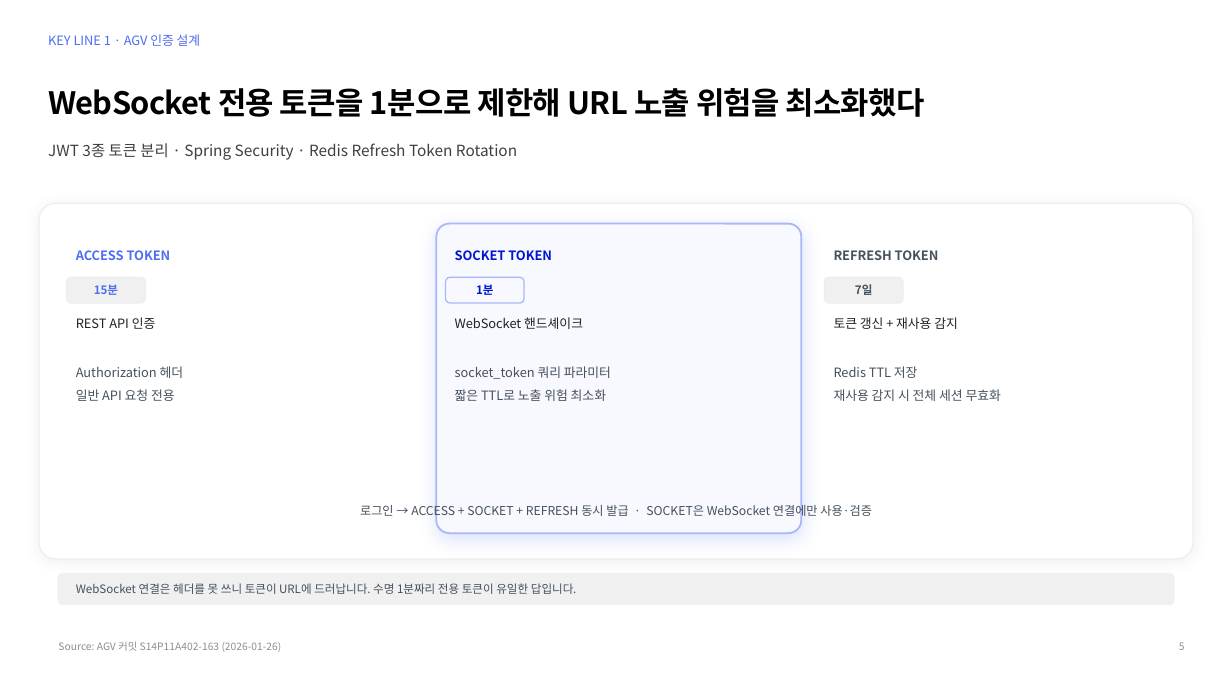
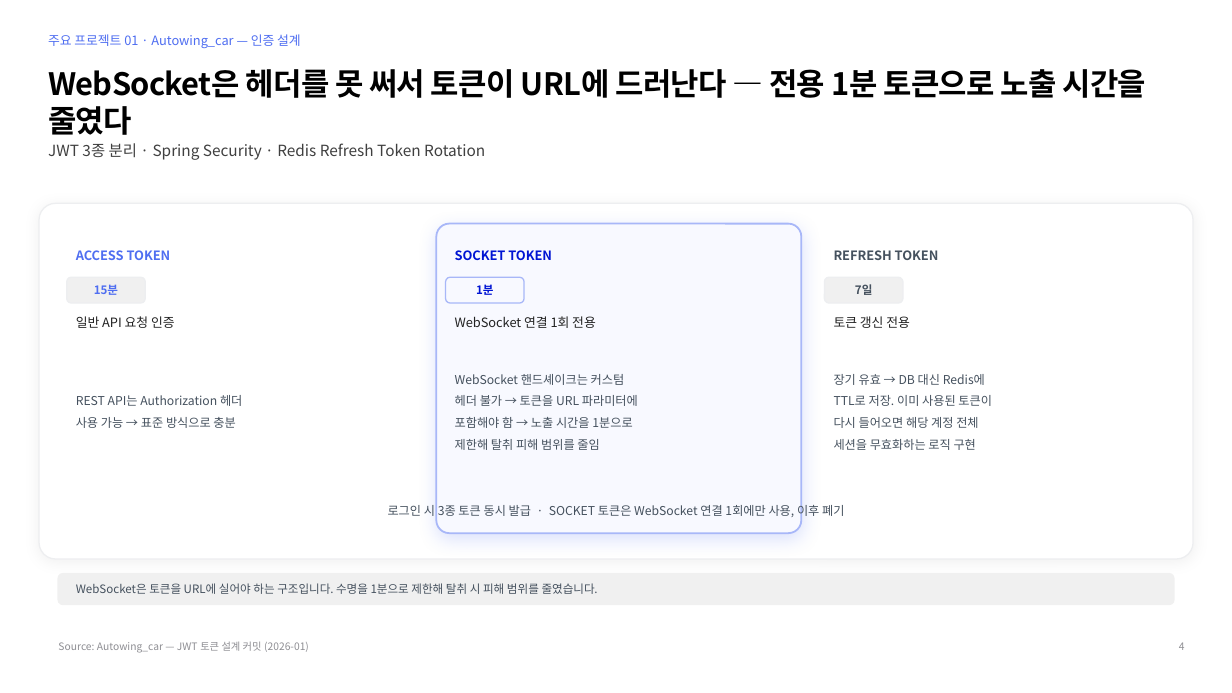
Before and after one commit to cgantro/Portfolio, a slide deck: slide 4 of portfolio-ppt/yoonpyo-portfolio.pptx (slide 5 before the commit). Drawn at 1232x693 pixels with LibreOffice and Linux fonts; fonts in the diff are those of the drawing. Boxes give left, top, right and bottom in pixels: in the first picture for what was removed or moved away, otherwise in the second. Text is boxed around its words. In the diff, an @@ line names an element or a change of style, - is before the commit and + after.

```diff
--- a/portfolio-ppt/yoonpyo-portfolio.pptx
+++ b/portfolio-ppt/yoonpyo-portfolio.pptx
@@ text at [48,34,301,48]: text changed @@
-KEY LINE 1 · AGV 인증 설계
+주요 프로젝트 01 · Autowing_car — 인증 설계
@@ text at [48,69,1146,135]: text changed @@
-WebSocket 전용 토큰을 1분으로 제한해 URL 노출 위험을 최소화했다
+WebSocket은 헤더를 못 써서 토큰이 URL에 드러난다 — 전용 1분 토큰으로 노출 시간을 줄였다
@@ text at [48,143,485,160]: text changed @@
-JWT 3종 토큰 분리 · Spring Security · Redis Refresh Token Rotation
+JWT 3종 분리 · Spring Security · Redis Refresh Token Rotation
@@ text at [76,316,175,328]: text changed @@
-REST API 인증
+일반 API 요청 인증
@@ text at [455,316,596,328]: text changed @@
-WebSocket 핸드셰이크
+WebSocket 연결 1회 전용
@@ text at [834,316,910,328]: text changed @@
-토큰 갱신 + 재사용 감지
+토큰 갱신 전용
@@ text at [455,374,638,450]: text changed; size 10 to 9.5 pt @@
-socket_token 쿼리 파라미터
-짧은 TTL로 노출 위험 최소화
+WebSocket 핸드셰이크는 커스텀
+헤더 불가 → 토큰을 URL 파라미터에
+포함해야 함 → 노출 시간을 1분으로
+제한해 탈취 피해 범위를 줄임
@@ text at [834,374,992,450]: text changed; size 10 to 9.5 pt @@
-Redis TTL 저장
-재사용 감지 시 전체 세션 무효화
+장기 유효 → DB 대신 Redis에
+TTL로 저장. 이미 사용된 토큰이
+다시 들어오면 해당 계정 전체
+세션을 무효화하는 로직 구현
@@ text at [76,395,242,428]: text changed; size 10 to 9.5 pt @@
-Authorization 헤더
-일반 API 요청 전용
+REST API는 Authorization 헤더
+사용 가능 → 표준 방식으로 충분
@@ text at [388,503,844,520]: text changed @@
-로그인 → ACCESS + SOCKET + REFRESH 동시 발급 · SOCKET은 WebSocket 연결에만 사용·검증
+로그인 시 3종 토큰 동시 발급 · SOCKET 토큰은 WebSocket 연결 1회에만 사용, 이후 폐기
@@ text at [76,583,598,594]: text changed @@
-WebSocket 연결은 헤더를 못 쓰니 토큰이 URL에 드러납니다. 수명 1분짜리 전용 토큰이 유일한 답입니다.
+WebSocket은 토큰을 URL에 실어야 하는 구조입니다. 수명을 1분으로 제한해 탈취 시 피해 범위를 줄였습니다.
@@ text at [58,641,309,653]: text changed @@
-Source: AGV 커밋 S14P11A402-163 (2026-01-26)
+Source: Autowing_car — JWT 토큰 설계 커밋 (2026-01)
@@ text at [1179,642,1185,650]: text changed @@
-5
+4
```
Also in this commit, not shown: 3 other slides changed, 6 slides added, 6 slides removed, 47 other files.
